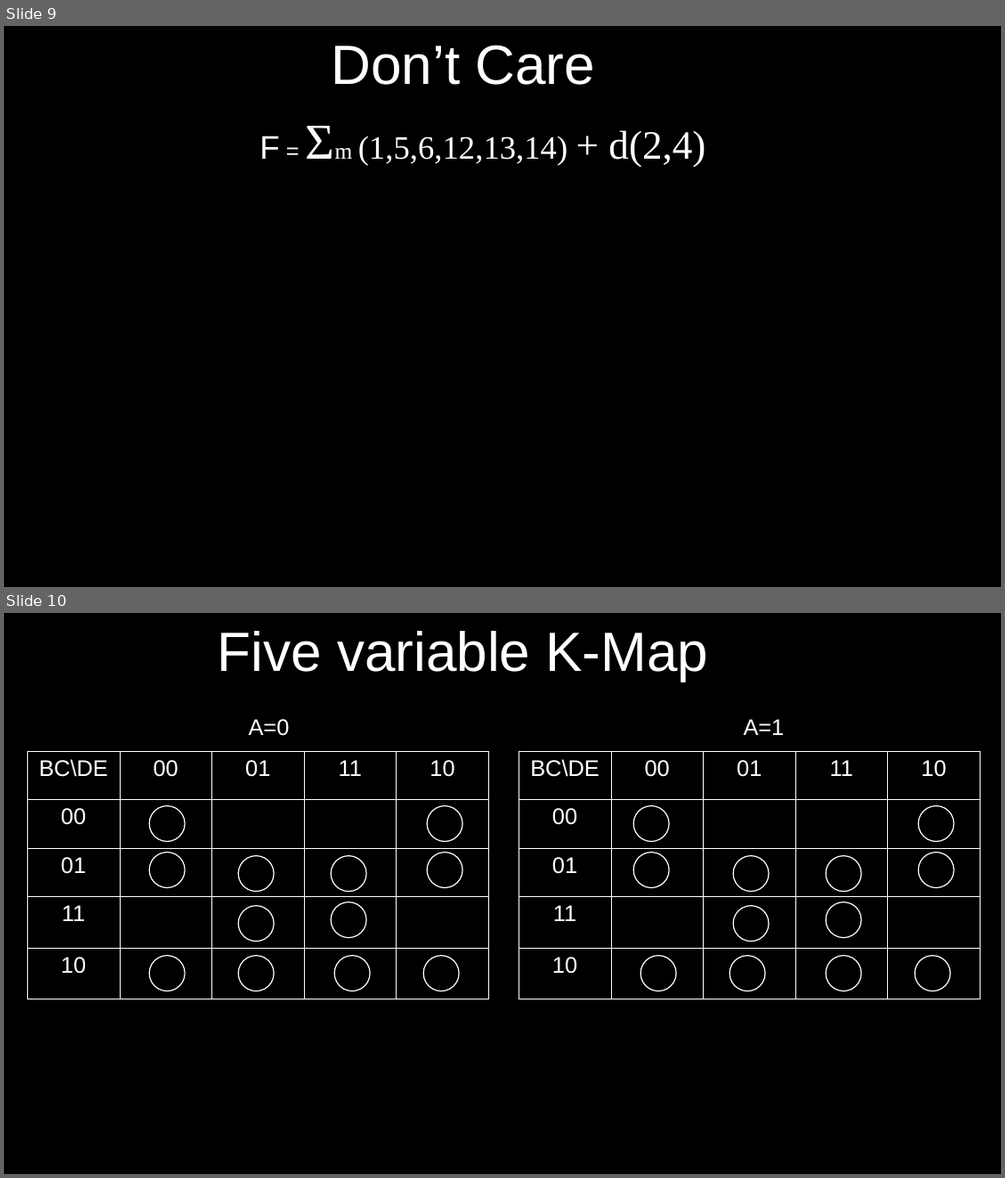
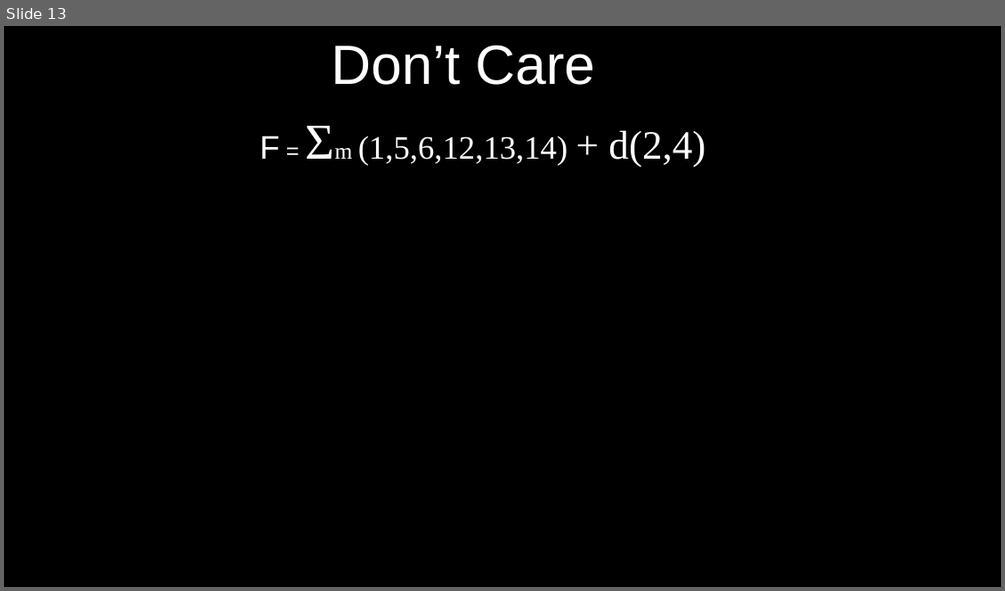
Before and after one commit to arnabsinha/Switching-Circuits-and-Logic-Design, a slide deck: Lecture_11.odp. Shown one above the other, each under a label of ours: slides 9 and 10 before the commit, slide 13 after it. The pictures are 1005x1178 and 1005x591 pixels, drawn with LibreOffice and Linux fonts; fonts in the diff are those of the drawing. Boxes give left, top, right and bottom in pixels: in the first picture for what was removed or moved away, otherwise in the second. Text is boxed around its words. In the diff, an @@ line names an element or a change of style, - is before the commit and + after.

```diff
--- a/Lecture_11.odp
+++ b/Lecture_11.odp
@@ slide 10 removed at bbox=[4, 613, 1001, 1174], background #000000 @@
@@ title removed at bbox=[218, 631, 709, 681] @@
-Five variable K-Map
@@ text removed at bbox=[249, 719, 290, 736] @@
-A=0
@@ text removed at bbox=[744, 719, 785, 735] @@
-A=1
@@ table removed at bbox=[27, 751, 489, 999], 5 rows, 5 columns @@
-BC\DE | 00 | 01 | 11 | 10
-00 |  |  |  | 
-01 |  |  |  | 
-11 |  |  |  | 
-10 |  |  |  | 
@@ table removed at bbox=[518, 751, 980, 999], 5 rows, 5 columns @@
-BC\DE | 00 | 01 | 11 | 10
-00 |  |  |  | 
-01 |  |  |  | 
-11 |  |  |  | 
-10 |  |  |  | 
@@ ellipse removed at bbox=[150, 805, 185, 841] @@
@@ ellipse removed at bbox=[428, 805, 462, 841] @@
@@ ellipse removed at bbox=[633, 805, 669, 841] @@
@@ ellipse removed at bbox=[919, 805, 954, 841] @@
@@ ellipse removed at bbox=[150, 852, 185, 887] @@
@@ ellipse removed at bbox=[428, 852, 462, 887] @@
@@ ellipse removed at bbox=[633, 852, 669, 887] @@
@@ ellipse removed at bbox=[919, 852, 954, 887] @@
@@ ellipse removed at bbox=[238, 855, 274, 891] @@
@@ ellipse removed at bbox=[331, 855, 366, 891] @@
@@ ellipse removed at bbox=[733, 855, 769, 891] @@
@@ ellipse removed at bbox=[826, 855, 861, 891] @@
@@ ellipse removed at bbox=[238, 906, 274, 941] @@
@@ ellipse removed at bbox=[331, 902, 366, 938] @@
@@ ellipse removed at bbox=[733, 906, 769, 941] @@
@@ ellipse removed at bbox=[826, 902, 861, 938] @@
@@ ellipse removed at bbox=[150, 956, 185, 991] @@
@@ ellipse removed at bbox=[238, 956, 274, 991] @@
@@ ellipse removed at bbox=[334, 956, 370, 991] @@
@@ ellipse removed at bbox=[424, 956, 459, 991] @@
@@ ellipse removed at bbox=[640, 956, 676, 991] @@
@@ ellipse removed at bbox=[729, 956, 765, 991] @@
@@ ellipse removed at bbox=[826, 956, 861, 991] @@
@@ ellipse removed at bbox=[914, 956, 950, 991] @@
@@ what was slide 9 is now slide 13 @@
```
Also in this commit, not shown: 4 slides added, 3 other slides removed, 2 other files.
